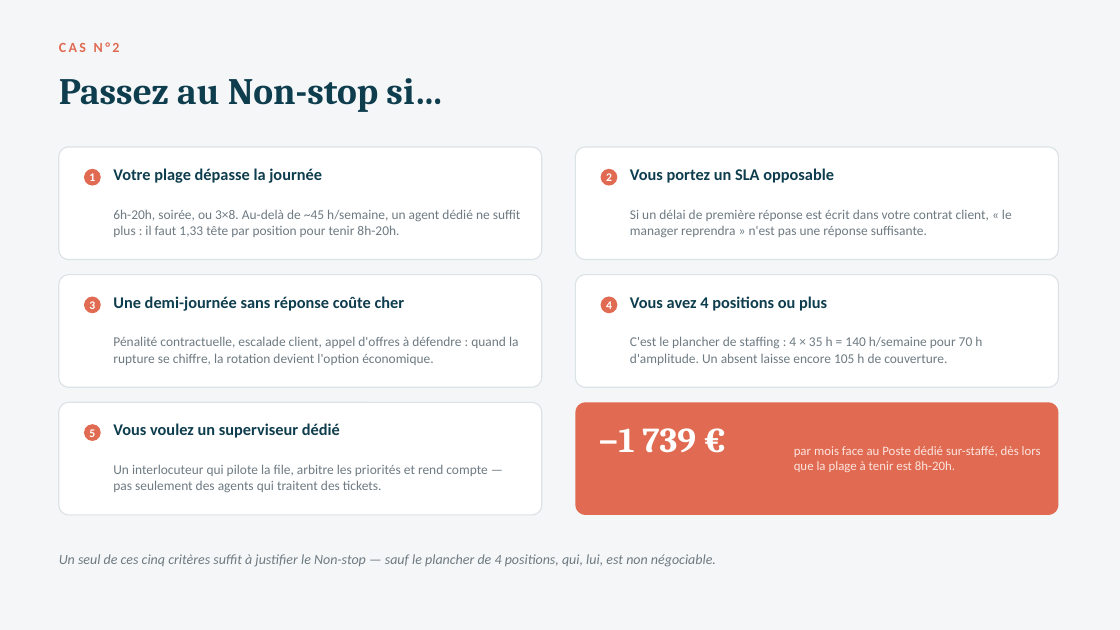
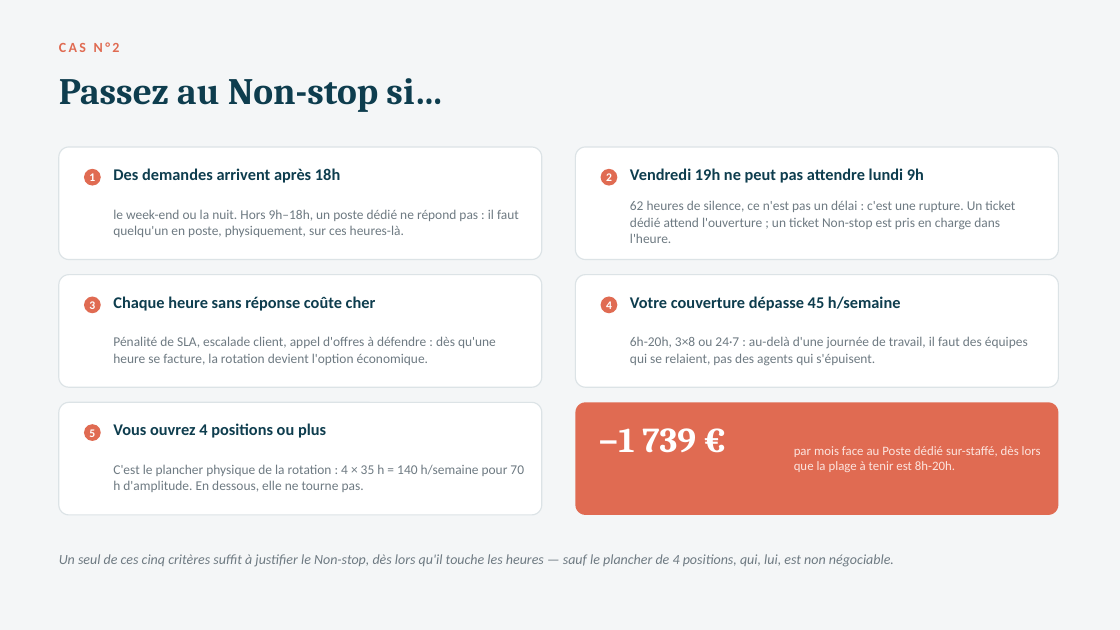
Before and after one commit to valerienvalerien/Salve2, a slide deck: slide 4 of 04-Closing/PLAQUETTE-DEDIE-VS-NONSTOP.pptx. Drawn at 1120x630 pixels with LibreOffice and Linux fonts; fonts in the diff are those of the drawing. Boxes give left, top, right and bottom in pixels: in the first picture for what was removed or moved away, otherwise in the second. Text is boxed around its words. In the diff, an @@ line names an element or a change of style, - is before the commit and + after.

```diff
--- a/04-Closing/PLAQUETTE-DEDIE-VS-NONSTOP.pptx
+++ b/04-Closing/PLAQUETTE-DEDIE-VS-NONSTOP.pptx
@@ text at (113,168,340,183): text changed @@
-Votre plage dépasse la journée
+Des demandes arrivent après 18h
@@ text at (630,168,924,183): text changed @@
-Vous portez un SLA opposable
+Vendredi 19h ne peut pas attendre lundi 9h
@@ text at (113,209,519,237): text changed @@
-6h-20h, soirée, ou 3×8. Au-delà de ~45 h/semaine, un agent dédié ne suffit plus : il faut 1,33 tête par position pour tenir 8h-20h.
+le week-end ou la nuit. Hors 9h–18h, un poste dédié ne répond pas : il faut quelqu'un en poste, physiquement, sur ces heures-là.
@@ text at (630,200,1015,243): text changed @@
-Si un délai de première réponse est écrit dans votre contrat client, « le manager reprendra » n'est pas une réponse suffisante.
+62 heures de silence, ce n'est pas un délai : c'est une rupture. Un ticket dédié attend l'ouverture ; un ticket Non-stop est pris en charge dans l'heure.
@@ text at (113,296,376,311): text changed @@
-Une demi-journée sans réponse coûte cher
+Chaque heure sans réponse coûte cher
@@ text at (630,296,901,311): text changed @@
-Vous avez 4 positions ou plus
+Votre couverture dépasse 45 h/semaine
@@ text at (113,336,496,365): text changed @@
-Pénalité contractuelle, escalade client, appel d'offres à défendre : quand la rupture se chiffre, la rotation devient l'option économique.
+Pénalité de SLA, escalade client, appel d'offres à défendre : dès qu'une heure se facture, la rotation devient l'option économique.
@@ text at (630,336,1028,366): text changed @@
-C'est le plancher de staffing : 4 × 35 h = 140 h/semaine pour 70 h d'amplitude. Un absent laisse encore 105 h de couverture.
+6h-20h, 3×8 ou 24·7 : au-delà d'une journée de travail, il faut des équipes qui se relaient, pas des agents qui s'épuisent.
@@ text at (113,423,326,438): text changed @@
-Vous voulez un superviseur dédié
+Vous ouvrez 4 positions ou plus
@@ text at (113,464,524,492): text changed @@
-Un interlocuteur qui pilote la file, arbitre les priorités et rend compte — pas seulement des agents qui traitent des tickets.
+C'est le plancher physique de la rotation : 4 × 35 h = 140 h/semaine pour 70 h d'amplitude. En dessous, elle ne tourne pas.
@@ text at (59,554,894,567): text changed @@
-Un seul de ces cinq critères suffit à justifier le Non-stop — sauf le plancher de 4 positions, qui, lui, est non négociable.
+Un seul de ces cinq critères suffit à justifier le Non-stop, dès lors qu'il touche les heures — sauf le plancher de 4 positions, qui, lui, est non négociable.
```
Also in this commit, not shown: 5 other slides changed, 5 other files.
